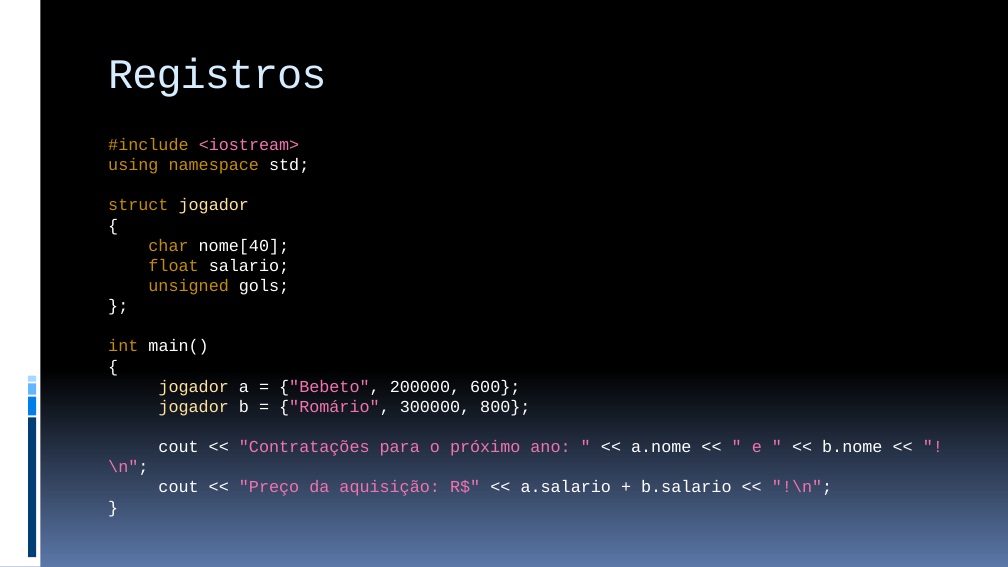
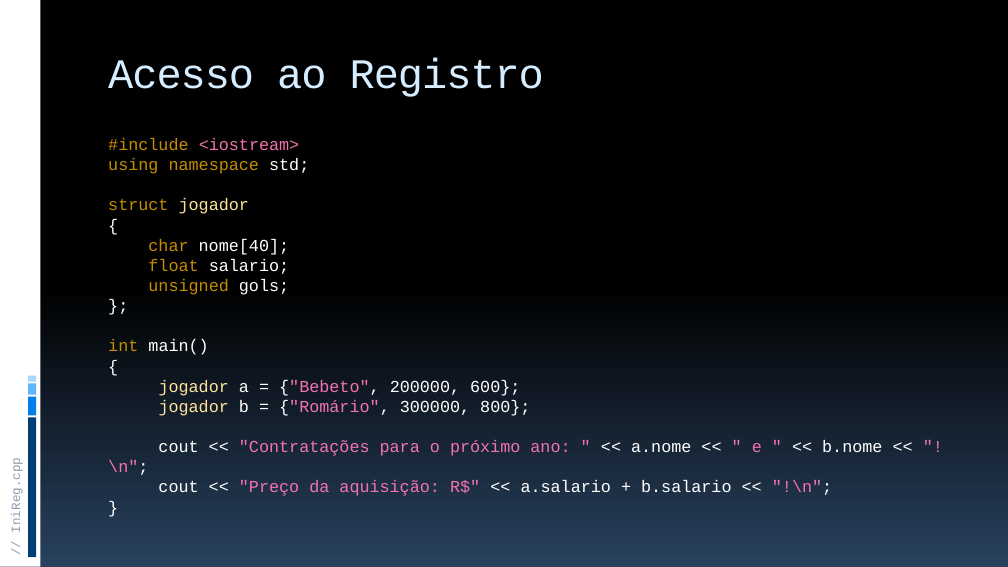
Before and after one commit to JudsonSS/ProgComp, a slide deck: slide 12 of Slides/12. Registros.pptx. Drawn at 1008x567 pixels with LibreOffice and Linux fonts; fonts in the diff are those of the drawing. Boxes give left, top, right and bottom in pixels: in the first picture for what was removed or moved away, otherwise in the second. Text is boxed around its words. In the diff, an @@ line names an element or a change of style, - is before the commit and + after.

```diff
--- a/Slides/12. Registros.pptx
+++ b/Slides/12. Registros.pptx
@@ background gradient #000000 to #5B77A8 to gradient #000000 to #28415E @@
@@ title at <box>108,57,544,97</box>: text changed @@
-Registros
+Acesso ao Registro
@@ text added at <box>10,465,24,532</box>, 12 pt, text #8E9BB0 @@
+// IniReg.cpp
```
Also in this commit, not shown: 20 other slides changed, 1 slide added, 3 other files.
